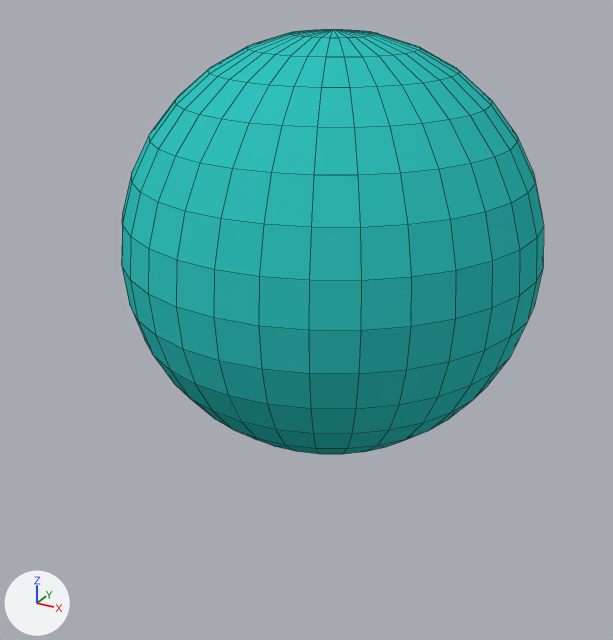
The Blender file js/ballistic.blend, before and after one commit.
Rendered twice from a 50 mm camera at (152.0, -313.0, 116.0) aimed at (-10.0, -18.0, -32.0). Lighting does not change. The marker at lower left points along +X, +Y and +Z. Mesh edges are drawn as thin lines.

In view in the first picture: 'skyCube'.
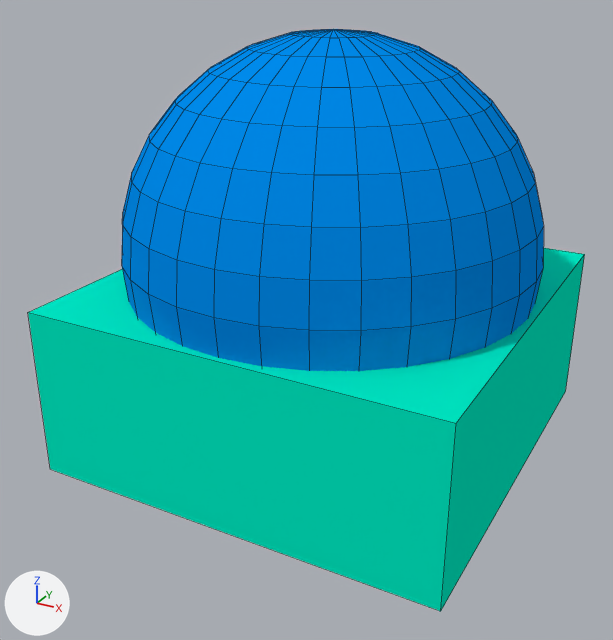
What differs and where, as boxes (x1, y1, x2, y2) in the pictures (613 x 640 px):
```json
{"object": "skyCube", "change": "recoloured", "before": [122, 29, 544, 454], "after": [122, 29, 544, 454], "on screen": "cyan to blue"}
{"object": "Cube.003", "change": "added", "after": [28, 248, 585, 611], "on screen": "cyan"}
```

The change, as JSON lines over the scene's bpy script:
```json
{"op": "set", "path": "mat_transparent.base_color", "old": "(0.8, 0.8, 0.8)", "new": "(0.0, 0.845, 0.558)", "note": "white #e7e7e7 -> cyan #00edc5"}
{"op": "set", "path": "mat_skymaterial.base_color", "old": "(0.0312, 0.549, 0.518)", "new": "(0.0, 0.259, 0.841)", "note": "cyan #31c4bf -> blue #008bec"}
{"op": "add", "block": "me_cube_005", "code": ["me_cube_005 = bpy.data.meshes.new('Cube.005')", "me_cube_005.from_pydata(...)  # a box spanning x -1.0..1.0, y -1.0..1.0, z -1.0..1.0", "me_cube_005.materials.append(mat_transparent)  # cyan #00edc5"]}
{"op": "add", "block": "ob_cube_003", "code": ["ob_cube_003 = bpy.data.objects.new('Cube.003', me_cube_005)", "ob_cube_003.location = (-6.6, -2.4, -55.4)", "ob_cube_003.scale = (89.8, 89.8, 37.1)"]}
```
